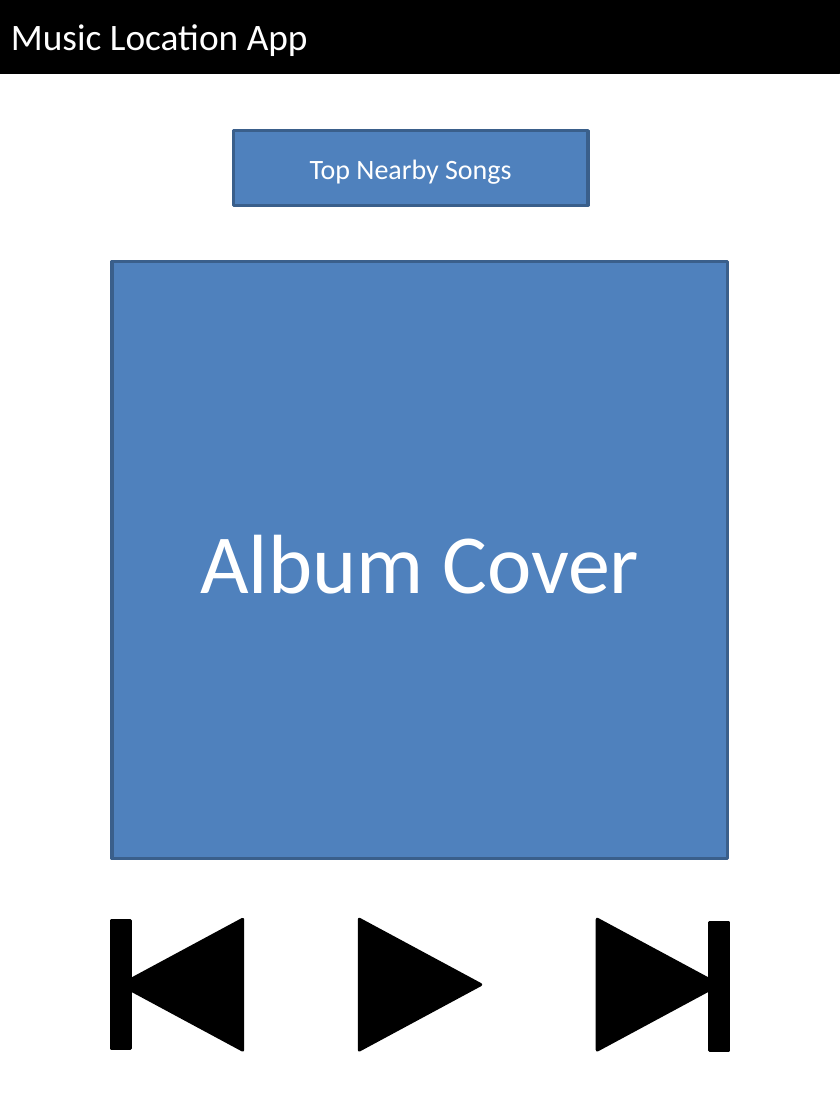
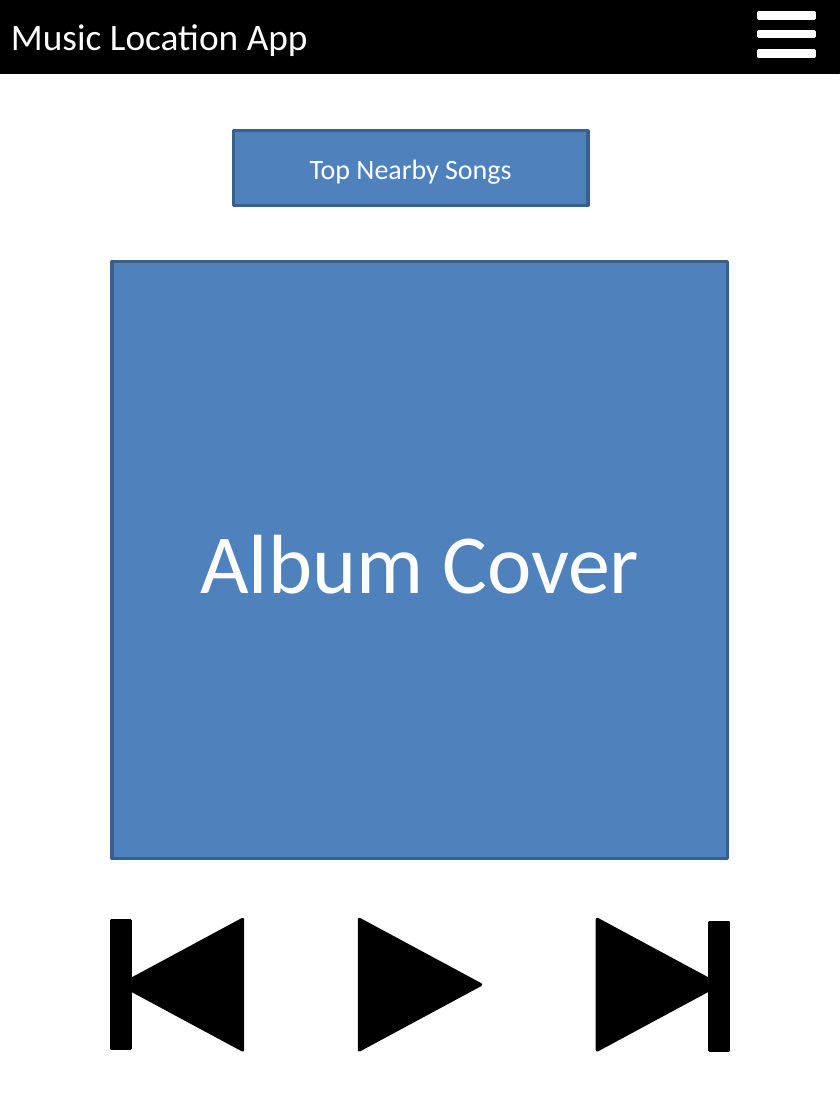
Before and after one commit to Ra1nWarden/CS4720_Mobile_Apps, a slide deck: slide 1 of Wireframe1.pptx. Drawn at 840x1120 pixels with LibreOffice and Linux fonts; fonts in the diff are those of the drawing. Boxes give left, top, right and bottom in pixels: in the first picture for what was removed or moved away, otherwise in the second. Text is boxed around its words. In the diff, an @@ line names an element or a change of style, - is before the commit and + after.

```diff
--- a/Wireframe1.pptx
+++ b/Wireframe1.pptx
@@ rectangle added at (758, 13, 814, 19), fill #FFFFFF, outline #FFFFFF 2 pt @@
@@ rectangle added at (758, 31, 814, 37), fill #FFFFFF, outline #FFFFFF 2 pt @@
@@ rectangle added at (758, 50, 814, 56), fill #FFFFFF, outline #FFFFFF 2 pt @@
```
Also in this commit, not shown: 2 slides added, 5 other files.
